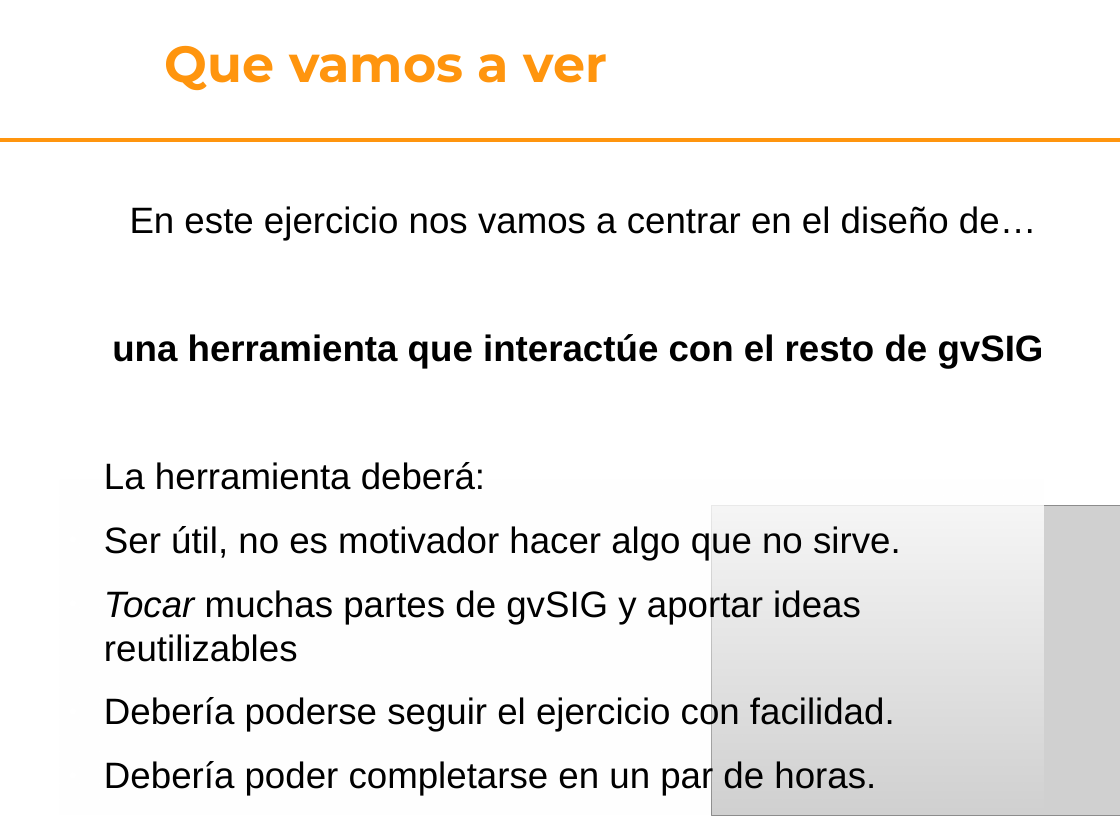
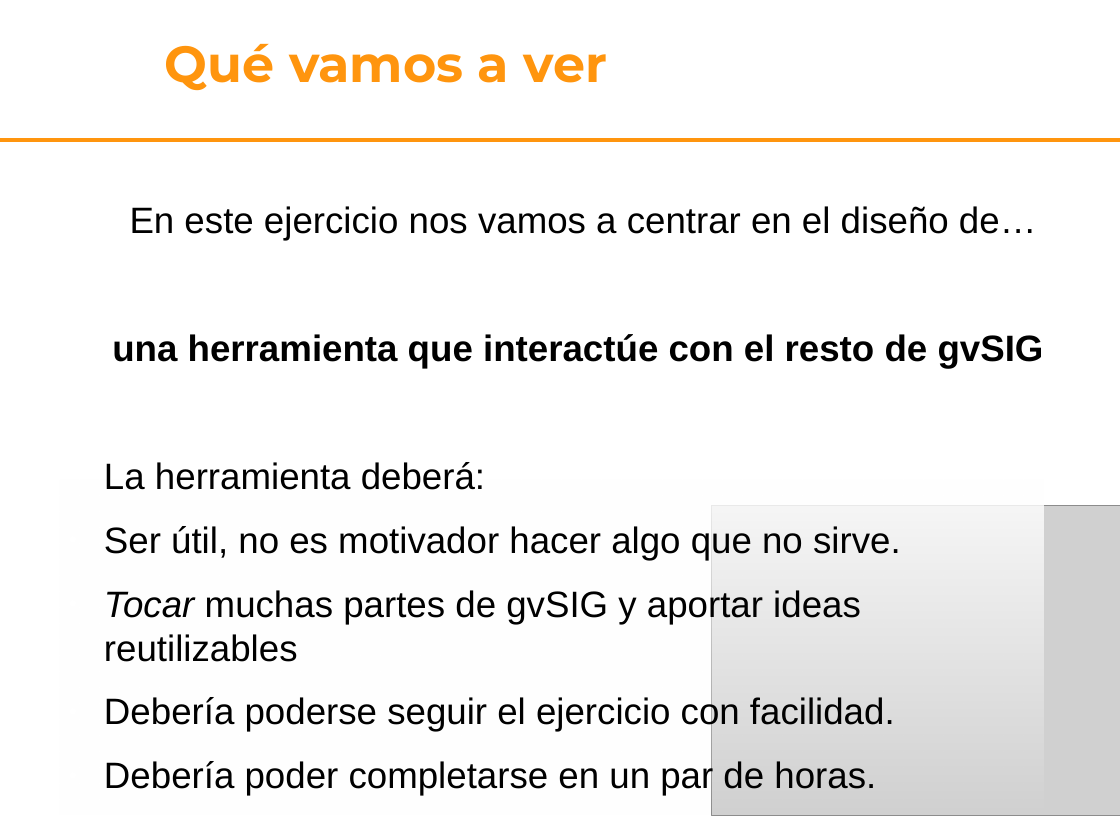
Before and after one commit to gvSIGAssociation/gvsig-desktop-scripting-quickinfo, a slide deck: slide 5 of docs/presentacion.odp. Drawn at 1120x840 pixels with LibreOffice and Linux fonts; fonts in the diff are those of the drawing; grey boxes stand for pictures; background and template pictures are left out. Boxes give left, top, right and bottom in pixels: in the first picture for what was removed or moved away, otherwise in the second. Text is boxed around its words. In the diff, an @@ line names an element or a change of style, - is before the commit and + after.

```diff
--- a/docs/presentacion.odp
+++ b/docs/presentacion.odp
@@ title at <box>165,44,608,91</box>: text changed @@
-Que vamos a ver
+Qué vamos a ver
```
Also in this commit, not shown: 6 other slides changed, 5 other files.
